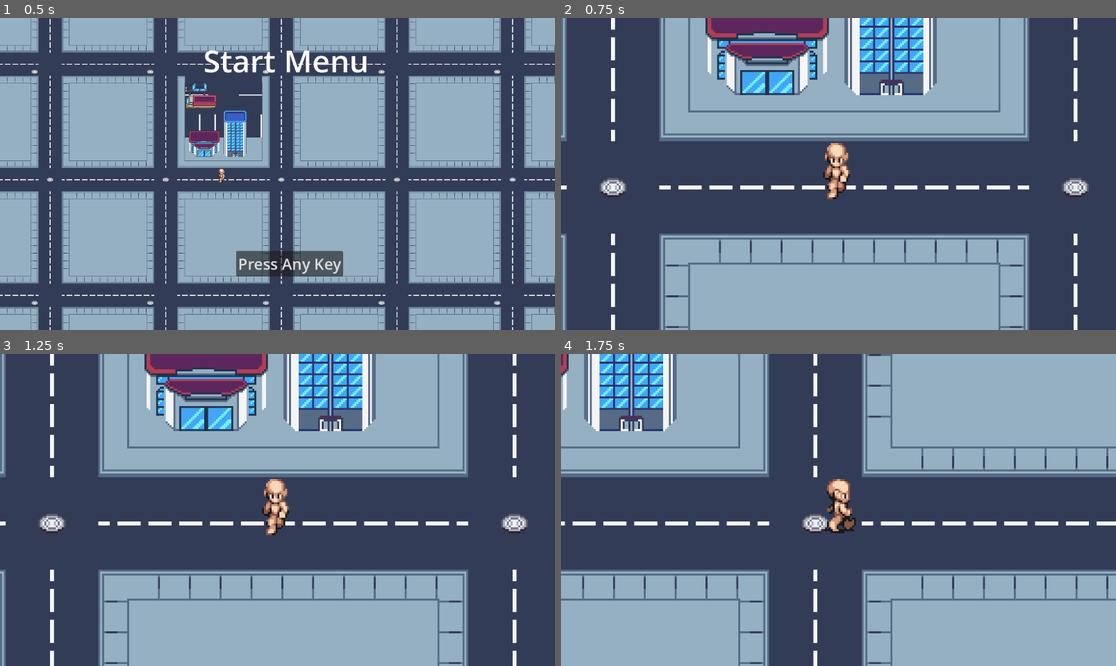
Above: before the commit, frames 1-4 (two rows, left to right).
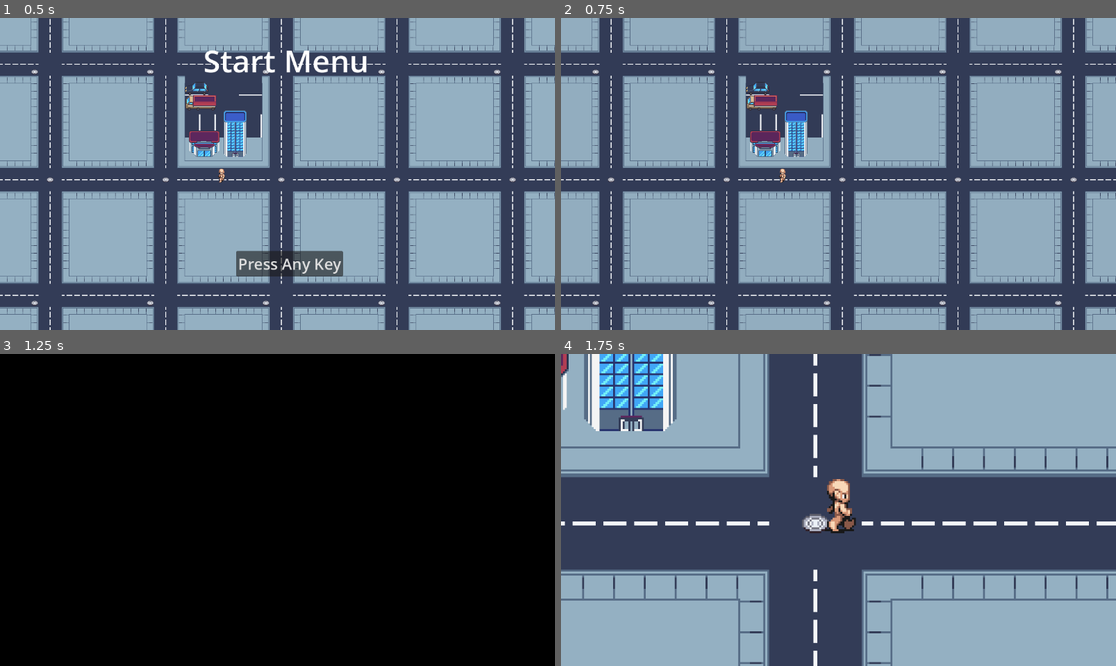
Above: after the commit, the same moments.

Repository: Arz-zrs/gameseed-exercise
Game: Godot game, scene res://scenes/start_menu.tscn
The game is run twice, just before and just after one commit, with the same random seed, the same clock (stepped at 60 frames per second) and the same inputs.
Inputs:
- Up to frame 1 (0.5 s): no input
- Up to frame 2 (0.75 s): click "Press Any Key" at 0.5 s
- Up to frame 3 (1.25 s): no input
- Up to frame 4 (1.75 s): tap Enter at 1.25 s; hold D (right) from 1.28 s (still down)

Frame 1 is identical in both runs. In frame 2, 63% of the frame differs, in the area x 0-100%, y 0-100%; in frame 3, 100%; in frame 4, nothing differs.

Commit message:
Add transition between scenes

Diff:
--- a/project.godot
+++ b/project.godot
@@ -14,6 +14,10 @@
 run/main_scene="uid://dmofbpejoilpo"
 config/features=PackedStringArray("4.4", "GL Compatibility")
 config/icon="res://icon.svg"
+
+[autoload]
+
+TransitionAnimation="*res://scenes/transition_animation.tscn"
 
 [input]
 
@@ -40,6 +44,7 @@
 pause={
 "deadzone": 0.2,
 "events": [Object(InputEventKey,"resource_local_to_scene":false,"resource_name":"","device":-1,"window_id":0,"alt_press …(191 unchanged characters)…
+, Object(InputEventKey,"resource_local_to_scene":false,"resource_name":"","device":-1,"window_id":0,"alt_pressed":false,"shift_pressed":false,"ctrl_pressed":false,"meta_pressed":false,"pressed":false,"keycode":0,"physical_keycode":4194305,"key_label":0,"unicode":0,"location":0,"echo":false,"script":null)
 ]
 }
 
--- a/scenes/1259.gd
+++ /dev/null
@@ -1,15 +0,0 @@
-extends Node2D
-
-
-# Called when the node enters the scene tree for the first time.
-func _ready() -> void:
-	pass # Replace with function body.
-
-
-# Called every frame. 'delta' is the elapsed time since the previous frame.
-func _process(delta: float) -> void:
-
-	if Input.is_action_just_pressed("pause"):
-		$PauseMenu.visible = true
-		get_tree().paused = true
-	pass
--- a/scenes/1259.tscn
+++ b/scenes/1259.tscn
@@ -1,9 +1,9 @@
 [gd_scene load_steps=7 format=4 uid="uid://1qxi58usgg3m"]
 
-[ext_resource type="Script" uid="uid://dphglphfq3cs6" path="res://scenes/1259.gd" id="1_6y46x"]
+[ext_resource type="Script" uid="uid://dphglphfq3cs6" path="res://scripts/1259.gd" id="1_6y46x"]
 [ext_resource type="Texture2D" uid="uid://lj1f6b38m373" path="res://assets/CP_V1.0.4.png" id="1_ix2oe"]
 [ext_resource type="PackedScene" uid="uid://c2gt0o6tkfjo" path="res://scenes/player.tscn" id="2_vd0wn"]
-[ext_resource type="Script" uid="uid://dgys7kkt45n3p" path="res://scenes/pause_menu.gd" id="4_48uhi"]
+[ext_resource type="Script" uid="uid://dgys7kkt45n3p" path="res://scripts/pause_menu.gd" id="4_48uhi"]
 
 [sub_resource type="TileSetAtlasSource" id="TileSetAtlasSource_vd0wn"]
 texture = ExtResource("1_ix2oe")
--- a/scenes/start_menu.tscn
+++ b/scenes/start_menu.tscn
@@ -28,3 +28,4 @@
 
 [node name="1259" parent="." instance=ExtResource("2_thu50")]
 position = Vector2(-16, 4)
+script = null
--- /dev/null
+++ b/scenes/transition_animation.tscn
@@ -0,0 +1,72 @@
+[gd_scene load_steps=6 format=3 uid="uid://cptddcaec7t6b"]
+
+[ext_resource type="Script" uid="uid://bvr2qi7iwpwpr" path="res://scripts/transition_animation.gd" id="1_8ju7y"]
+
+[sub_resource type="Animation" id="Animation_8ju7y"]
+length = 0.001
+tracks/0/type = "value"
+tracks/0/imported = false
+tracks/0/enabled = true
+tracks/0/path = NodePath("ColorRect:color")
+tracks/0/interp = 1
+tracks/0/loop_wrap = true
+tracks/0/keys = {
+"times": PackedFloat32Array(0),
+"transitions": PackedFloat32Array(1),
+"update": 0,
+"values": [Color(0, 0, 0, 0)]
+}
+
+[sub_resource type="Animation" id="Animation_qje0x"]
+resource_name = "fade_in"
+length = 0.5
+tracks/0/type = "value"
+tracks/0/imported = false
+tracks/0/enabled = true
+tracks/0/path = NodePath("ColorRect:color")
+tracks/0/interp = 1
+tracks/0/loop_wrap = true
+tracks/0/keys = {
+"times": PackedFloat32Array(0, 0.433333),
+"transitions": PackedFloat32Array(9.18959, 9.18958),
+"update": 0,
+"values": [Color(0, 0, 0, 1), Color(0, 0, 0, 0)]
+}
+
+[sub_resource type="Animation" id="Animation_xx5en"]
+resource_name = "fade_out"
+length = 0.5
+tracks/0/type = "value"
+tracks/0/imported = false
+tracks/0/enabled = true
+tracks/0/path = NodePath("ColorRect:color")
+tracks/0/interp = 1
+tracks/0/loop_wrap = true
+tracks/0/keys = {
+"times": PackedFloat32Array(0, 0.433333),
+"transitions": PackedFloat32Array(4.92458, 6.72717),
+"update": 0,
+"values": [Color(0, 0, 0, 0), Color(0, 0, 0, 1)]
+}
+
+[sub_resource type="AnimationLibrary" id="AnimationLibrary_qje0x"]
+_data = {
+&"RESET": SubResource("Animation_8ju7y"),
+&"fade_in": SubResource("Animation_qje0x"),
+&"fade_out": SubResource("Animation_xx5en")
+}
+
+[node name="transition_animation" type="CanvasLayer"]
+script = ExtResource("1_8ju7y")
+
+[node name="ColorRect" type="ColorRect" parent="."]
+offset_left = -73.0
+offset_top = -41.0
+offset_right = 1236.0
+offset_bottom = 735.0
+color = Color(0, 0, 0, 0)
+
+[node name="AnimationPlayer" type="AnimationPlayer" parent="."]
+libraries = {
+&"": SubResource("AnimationLibrary_qje0x")
+}
--- a/scripts/1259.gd
+++ b/scripts/1259.gd
@@ -8,4 +8,8 @@
 
 # Called every frame. 'delta' is the elapsed time since the previous frame.
 func _process(delta: float) -> void:
+
+	if Input.is_action_just_pressed("pause"):
+		$PauseMenu.visible = true
+		get_tree().paused = true
 	pass
--- a/scripts/start_menu.gd
+++ b/scripts/start_menu.gd
@@ -10,6 +10,7 @@
 func _process(delta: float) -> void:
 	## if any key is pressed start the game
 	if Input.is_anything_pressed():
-		get_tree().change_scene_to_file("res://scenes/1259.tscn")
+		$StartMenu.visible = false
+		TransitionAnimation.change_scene("res://scenes/1259.tscn")
 
 	pass
--- /dev/null
+++ b/scripts/transition_animation.gd
@@ -0,0 +1,12 @@
+extends CanvasLayer
+
+@onready var animation_player = $AnimationPlayer
+@onready var color_rect = $ColorRect
+
+func change_scene(scene_path: String):
+	animation_player.play("fade_out")
+	await animation_player.animation_finished
+
+	get_tree().change_scene_to_file(scene_path)
+	color_rect.color.a = 1.0
+	animation_player.play("fade_in")
Not shown, removed: scenes/1259.gd.uid
Not shown, changed: scripts/1259.gd.uid
Renamed: scenes/pause_menu.gd -> scripts/pause_menu.gd
Renamed: scenes/pause_menu.gd.uid -> scripts/pause_menu.gd.uid
Not shown, added: scripts/transition_animation.gd.uid
